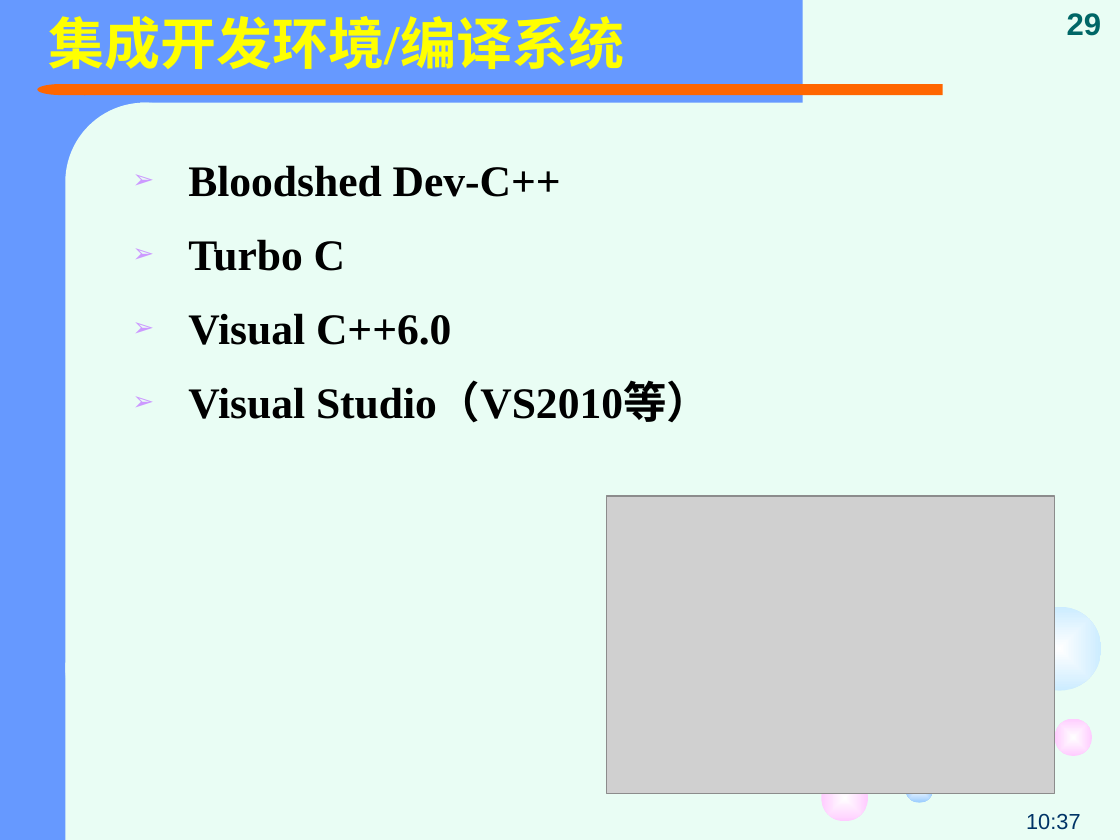
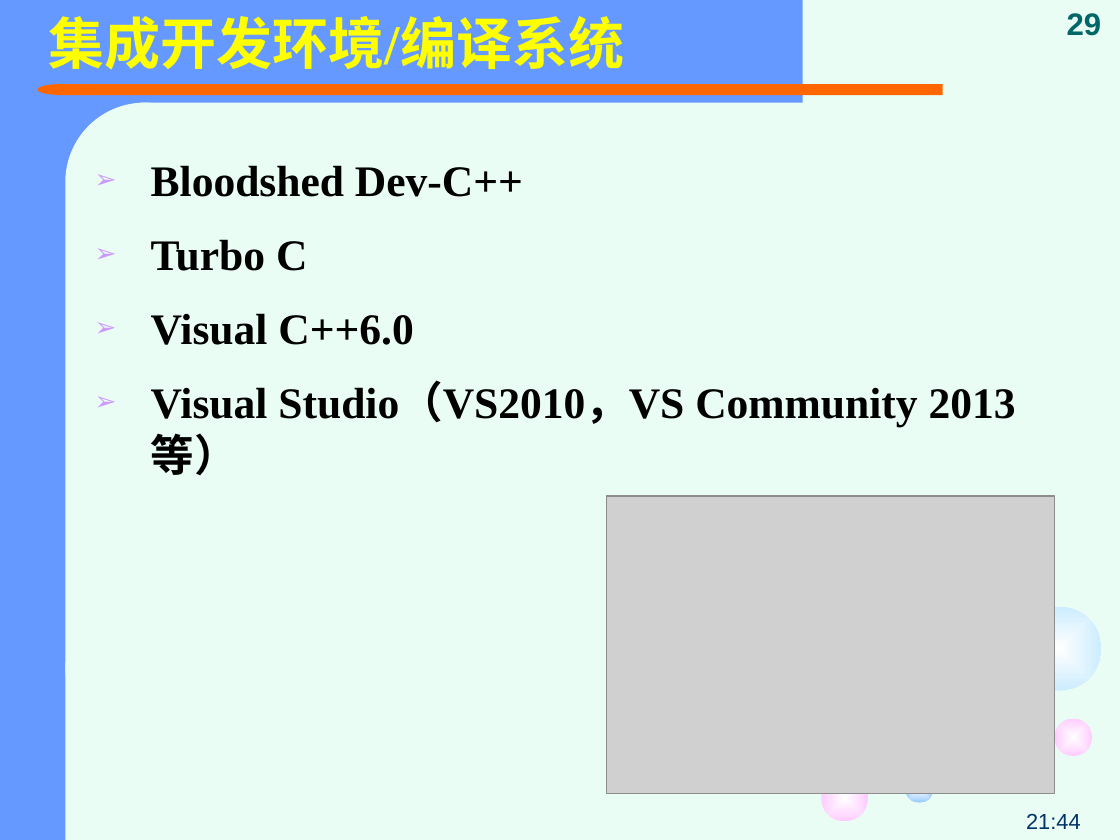
Before and after one commit to jtrfid/C-Repositories, a slide deck: slide 29 of 2016/C语言/课件/第1章 C语言基础.pptx. Drawn at 1120x840 pixels with LibreOffice and Linux fonts; fonts in the diff are those of the drawing; grey boxes stand for pictures. Boxes give left, top, right and bottom in pixels: in the first picture for what was removed or moved away, otherwise in the second. Text is boxed around its words. In the diff, an @@ line names an element or a change of style, - is before the commit and + after.

```diff
--- a/2016/C语言/课件/第1章 C语言基础.pptx
+++ b/2016/C语言/课件/第1章 C语言基础.pptx
@@ text "Bloodshed Dev-C++" moved from (x1=188, y1=165, x2=710, y2=423) to (x1=151, y1=165, x2=1016, y2=475) @@
@@ text at (x1=151, y1=384, x2=1016, y2=475): text changed @@
-➢ Visual Studio（VS2010等）
+➢ Visual Studio（VS2010，VS Community 2013 等）
@@ text at (x1=1026, y1=813, x2=1080, y2=829): text changed @@
-10:37
+21:44
```
Also in this commit, not shown: 42 other slides changed, 4 slides added, 2 slides removed.
